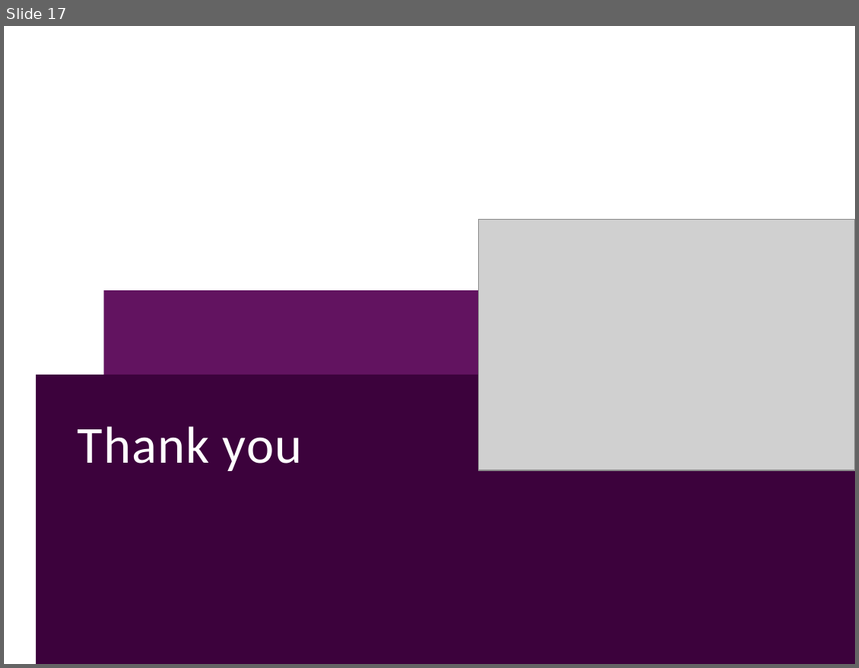
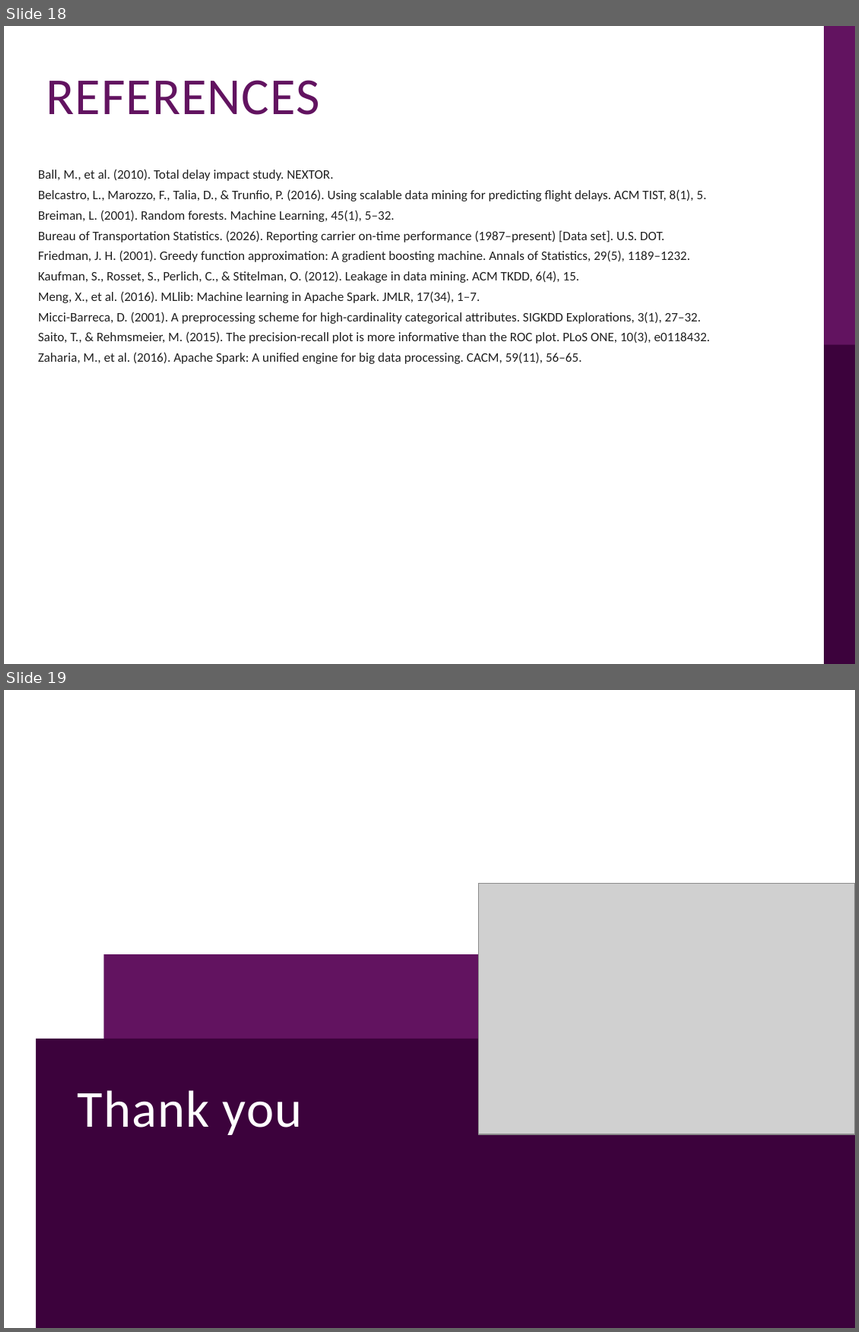
Before and after one commit to tiong0526/clone-21092024, a slide deck: bdmla-flight-delay/presentation/BDMLA_CW1_Flight_Delay_Presentation.pptx. Shown one above the other, each under a label of ours: slide 17 before the commit, slides 18 and 19 after it. The pictures are 859x668 and 859x1332 pixels, drawn with LibreOffice and Linux fonts; fonts in the diff are those of the drawing; grey boxes stand for pictures; background and template pictures are left out. Boxes give left, top, right and bottom in pixels: in the first picture for what was removed or moved away, otherwise in the second. Text is boxed around its words. In the diff, an @@ line names an element or a change of style, - is before the commit and + after.

```diff
--- a/bdmla-flight-delay/presentation/BDMLA_CW1_Flight_Delay_Presentation.pptx
+++ b/bdmla-flight-delay/presentation/BDMLA_CW1_Flight_Delay_Presentation.pptx
@@ slide 18 added at (x1=4, y1=26, x2=855, y2=664), background #FFFFFF @@
@@ rectangle added at (x1=825, y1=26, x2=855, y2=345), fill #621360 @@
@@ title added at (x1=46, y1=80, x2=319, y2=115), 44 pt, text #621360 @@
+REFERENCES
@@ text added at (x1=38, y1=169, x2=711, y2=364), 11 pt, text #1F1F1F @@
+Ball, M., et al. (2010). Total delay impact study. NEXTOR.
+Belcastro, L., Marozzo, F., Talia, D., & Trunfio, P. (2016). Using scalable data mining for predicting flight delays. ACM TIST, 8(1), 5.
+Breiman, L. (2001). Random forests. Machine Learning, 45(1), 5–32.
+Bureau of Transportation Statistics. (2026). Reporting carrier on-time performance (1987–present) [Data set]. U.S. DOT.
+Friedman, J. H. (2001). Greedy function approximation: A gradient boosting machine. Annals of Statistics, 29(5), 1189–1232.
+Kaufman, S., Rosset, S., Perlich, C., & Stitelman, O. (2012). Leakage in data mining. ACM TKDD, 6(4), 15.
+Meng, X., et al. (2016). MLlib: Machine learning in Apache Spark. JMLR, 17(34), 1–7.
+Micci-Barreca, D. (2001). A preprocessing scheme for high-cardinality categorical attributes. SIGKDD Explorations, 3(1), 27–32.
+Saito, T., & Rehmsmeier, M. (2015). The precision-recall plot is more informative than the ROC plot. PLoS ONE, 10(3), e0118432.
+Zaharia, M., et al. (2016). Apache Spark: A unified engine for big data processing. CACM, 59(11), 56–65.
@@ rectangle added at (x1=825, y1=344, x2=855, y2=664), fill #3C023C @@
@@ what was slide 17 is now slide 19 @@
```
Also in this commit, not shown: 8 slides changed, 1 other slide added, 3 other files.
